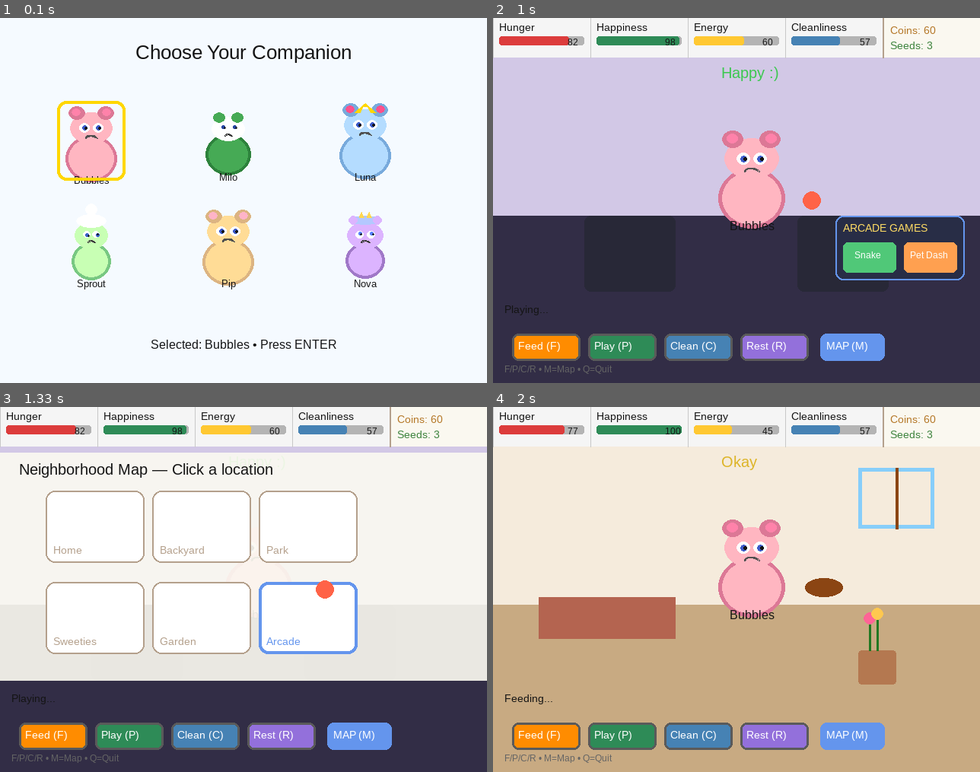
Above: before the commit, frames 1-4 (two rows, left to right).
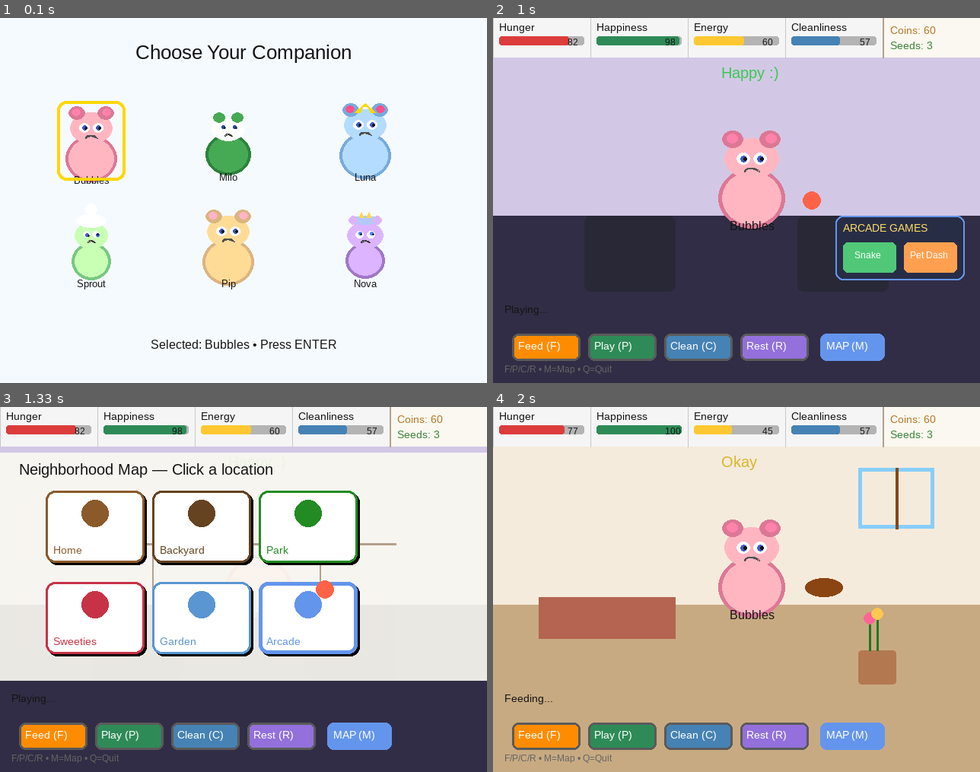
Above: after the commit, the same moments.

Repository: nickamis606/ourworld
Game: pygame game, started from main_pygame.py
Same seed, same stepped clock (60 frames per second), same inputs: the game is played once before the commit and once after it.
Inputs:
- Up to frame 1 (0.1 s): no input
- Up to frame 2 (1 s): tap Enter at 0.33 s; click "Play (P)" at 0.72 s
- Up to frame 3 (1.33 s): hold M from 1 s (still down)
- Up to frame 4 (2 s): release M at 1.47 s; click "Home" at 1.55 s; tap F at 1.83 s

Frames 1-2 are identical in both runs. In frame 3, 5.8% of the frame differs, in the area x 9-82%, y 22-69%; in frame 4, nothing differs.

Commit message:
refactor: MainScene now uses MapOverlay component

Diff:
--- a/scenes/main_scene.py
+++ b/scenes/main_scene.py
@@ -1,13 +1,16 @@
 #!/usr/bin/env python3
 """
-MainScene - Primary gameplay scene (now using ArcadePanel as well).
-
-UI components:
+MainScene - Primary gameplay scene.
+
+Now uses MapOverlay for the neighborhood map.
+
+UI components used:
 - StatsBar
 - ActionButtons
 - ShopUI
 - ContextActions
-- ArcadePanel (NEW)
+- ArcadePanel
+- MapOverlay (NEW)
 """
 
 import pygame
@@ -21,7 +24,8 @@
 from ui.action_buttons import ActionButtons
 from ui.shop_ui import ShopUI
 from ui.context_actions import ContextActions
-from ui.arcade_panel import ArcadePanel   # NEW
+from ui.arcade_panel import ArcadePanel
+from ui.map_overlay import MapOverlay   # NEW
 
 
 class MainScene(BaseScene):
@@ -42,6 +46,7 @@
         self.shop_ui = ShopUI(self.small_font)
         self.context_actions = ContextActions(self.small_font)
         self.arcade_panel = ArcadePanel(self.small_font, self.tiny_font)
+        self.map_overlay = MapOverlay(self.small_font, self.font)
 
         self.pet_sprite = PetSprite(pet_config, size=1.3, pos=(340, 210))
         self.pet_bob = 0.0
@@ -74,7 +79,14 @@
 
     def _handle_click(self, pos: tuple):
         if self.map_mode:
-            self._handle_map_click(pos)
+            # Use MapOverlay for click detection
+            clicked = self.map_overlay.get_clicked_location(pos)
+            if clicked:
+                if clicked == "arcade":
+                    self.next_scene = "arcade"
+                else:
+                    self.change_location(clicked)
+                self.map_mode = False
             return
 
         # Main action buttons
@@ -92,15 +104,10 @@
 
         loc = self.game_state.pet.location
 
-        # Arcade scene switch (now also via ArcadePanel)
+        # Arcade
         if loc == "arcade":
             game = self.arcade_panel.get_clicked_game(pos)
             if game:
-                self.next_scene = "arcade"
-                return
-
-            # Fallback for old button positions if needed
-            if pygame.Rect(450, 280, 80, 45).collidepoint(pos) or pygame.Rect(540, 280, 80, 45).collidepoint(pos):
                 self.next_scene = "arcade"
                 return
 
@@ -137,24 +144,6 @@
                 self.status = result.get("msg", "")
             return
 
-    def _handle_map_click(self, pos: tuple):
-        locations = {
-            (60, 110): "home",
-            (200, 110): "backyard",
-            (340, 110): "park",
-            (60, 230): "sweeties_candy_shop",
-            (200, 230): "gens_garden",
-            (340, 230): "arcade",
-        }
-        for rect_pos, loc in locations.items():
-            if pygame.Rect(*rect_pos, 130, 95).collidepoint(pos):
-                if loc == "arcade":
-                    self.next_scene = "arcade"
-                else:
-                    self.change_location(loc)
-                self.map_mode = False
-                return
-
     def start_action(self, action: str):
         if self.anim_state or self.map_mode:
             return
@@ -221,12 +210,12 @@
         has_mature = any(p.get("stage", 0) >= 3 for p in self.game_state.pet.garden)
         self.context_actions.draw(surface, loc, self.game_state.pet.inventory, has_mature)
 
-        # Use ArcadePanel when in arcade
         if loc == "arcade" and not self.map_mode:
             self.arcade_panel.draw(surface)
 
+        # Use MapOverlay when map_mode is active
         if self.map_mode:
-            self._draw_map_overlay(surface)
+            self.map_overlay.draw(surface, loc)
 
         if self.anim_state:
             self._draw_anim_effect(surface)
@@ -234,7 +223,7 @@
         hint = self.tiny_font.render("F/P/C/R • M=Map • Q=Quit", True, (100, 100, 100))
         surface.blit(hint, (15, 455))
 
-    # Remaining drawing methods (kept minimal)
+    # Only environment and animation drawing remain in MainScene
     def _draw_environment(self, surface, loc):
         if loc == "home":
             pygame.draw.rect(surface, (200, 170, 130), (0, 260, self.width, 220))
@@ -337,29 +326,6 @@
             for i in range(3):
                 pygame.draw.circle(surface, (60, 160, 60), (cx + 60 + i * 15, cy - 10 - i * 8), 5)
 
-    def _draw_map_overlay(self, surface):
-        overlay = pygame.Surface((self.width, 300), pygame.SRCALPHA)
-        overlay.fill((250, 248, 240, 235))
-        surface.blit(overlay, (0, 60))
-        surface.blit(self.font.render("Neighborhood Map — Click a location", True, (20, 20, 20)), (25, 70))
-
-        positions = [
-            (60, 110, "home", "Home"),
-            (200, 110, "backyard", "Backyard"),
-            (340, 110, "park", "Park"),
-            (60, 230, "sweeties_candy_shop", "Sweeties"),
-            (200, 230, "gens_garden", "Garden"),
-            (340, 230, "arcade", "Arcade"),
-        ]
-        for px, py, key, name in positions:
-            is_current = (key == self.game_state.pet.location)
-            rect = pygame.Rect(px, py, 130, 95)
-            pygame.draw.rect(surface, (255, 255, 255), rect, border_radius=12)
-            border_color = (100, 149, 237) if is_current else (180, 160, 140)
-            pygame.draw.rect(surface, border_color, rect, width=4 if is_current else 2, border_radius=12)
-            name_surf = self.small_font.render(name, True, border_color)
-            surface.blit(name_surf, (px + 10, py + 70))
-
     def start_action(self, action: str):
         if self.anim_state or self.map_mode:
             return
